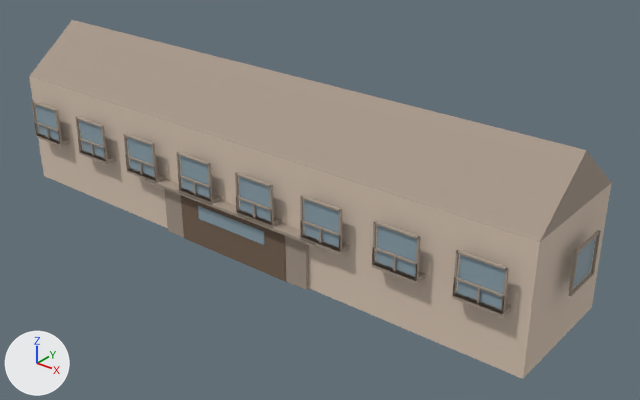
An edit to the glTF model public/buildings/residential_4x1_a.glb, drawn before and after from the same camera.
One viewpoint serves both versions: a 50 mm lens placed at (41.8, -26.7, 21.2), pointed at (17.4, 3.8, 2.3). The lights are fixed; the arrows at lower left show +X, +Y and +Z. The older version comes first. Vertices at exactly the same position are counted once.

In view in the first picture: 'residential_4x1_a_0'.
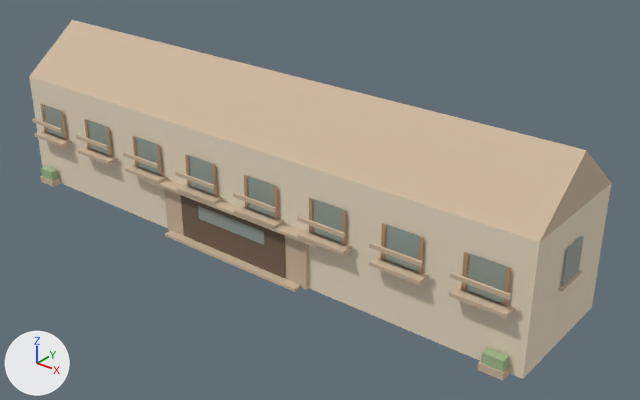
Location of each change, [x1, y1, x2, y2] in pixels of the pictures (640 x 400 px):
'residential_4x1_a_0', recoloured, reshaped: before [29, 20, 611, 379]; after [29, 20, 611, 381]
part 1 of me_residential_4x1_a_0, added: after [34, 130, 72, 147]
part 2 of me_residential_4x1_a_0, added: after [32, 119, 62, 133]
part 3 of me_residential_4x1_a_0, added: after [78, 147, 118, 165]
part 4 of me_residential_4x1_a_0, added: after [76, 134, 108, 150]
part 5 of me_residential_4x1_a_0, added: after [125, 164, 168, 184]
part 6 of me_residential_4x1_a_0, added: after [123, 152, 159, 168]
part 7 of me_residential_4x1_a_0, added: after [177, 184, 223, 205]
part 8 of me_residential_4x1_a_0, added: after [175, 171, 214, 189]
part 9 of me_residential_4x1_a_0, added (beige): after [234, 205, 284, 228]
part 10 of me_residential_4x1_a_0, added: after [233, 192, 276, 212]
part 11 of me_residential_4x1_a_0, added (beige): after [298, 229, 352, 255]
part 12 of me_residential_4x1_a_0, added: after [297, 216, 345, 238]
part 13 of me_residential_4x1_a_0, added (beige): after [369, 256, 429, 285]
part 14 of me_residential_4x1_a_0, added: after [369, 243, 423, 267]
part 15 of me_residential_4x1_a_0, deleted: before [32, 101, 601, 317]
part 16 of me_residential_4x1_a_0, reshaped: before [179, 188, 282, 228]; after [40, 104, 584, 381]

What changed in the scene script:
```text
Change mat_residential_4x1_a_wall:
    mat_residential_4x1_a_wall.base_color: (0.7, 0.57, 0.46) -> (0.83, 0.72, 0.55)  # beige #dac7b5 -> beige #ebddc4
Change mat_residential_4x1_a_glass:
    mat_residential_4x1_a_glass.base_color: (0.28, 0.38, 0.44) -> (0.31, 0.37, 0.32)  # greyish blue #90a6b1 -> grey #97a499
Change mat_residential_4x1_a_trim:
    mat_residential_4x1_a_trim.base_color: (0.385, 0.314, 0.253) -> (0.62, 0.48, 0.34)  # beige #a7988a -> beige #ceb89e
Change me_residential_4x1_a_0:
    remove me_residential_4x1_a_0.from_pydata(...)  # 1082 vertices, 1626 faces; spans x -0.6..31.1, y -0.6..7.1, z 0.0..8.5
    add me_residential_4x1_a_0.from_pydata(...)  # 554 vertices, 762 faces; spans x -0.2..30.7, y -0.6..6.7, z 0.0..8.5
    me_residential_4x1_a_0 part 1: a new loose piece, a box spanning x 0.66..3.16, y -0.62..0.02, z 2.82..3.0, in mat_residential_4x1_a_trim (beige #ceb89e)
    me_residential_4x1_a_0 part 2: a new loose piece, a box spanning x 0.66..3.16, y -0.62..-0.51, z 3.65..3.85, in mat_residential_4x1_a_trim (beige #ceb89e)
    me_residential_4x1_a_0 part 3: a new loose piece, a box spanning x 4.47..6.97, y -0.62..0.02, z 2.82..3.0, in mat_residential_4x1_a_trim (beige #ceb89e)
    me_residential_4x1_a_0 part 4: a new loose piece, a box spanning x 4.47..6.97, y -0.62..-0.51, z 3.65..3.85, in mat_residential_4x1_a_trim (beige #ceb89e)
    me_residential_4x1_a_0 part 5: a new loose piece, a box spanning x 8.28..10.78, y -0.62..0.02, z 2.82..3.0, in mat_residential_4x1_a_trim (beige #ceb89e)
    me_residential_4x1_a_0 part 6: a new loose piece, a box spanning x 8.28..10.78, y -0.62..-0.51, z 3.65..3.85, in mat_residential_4x1_a_trim (beige #ceb89e)
    me_residential_4x1_a_0 part 7: a new loose piece, a box spanning x 12.09..14.59, y -0.62..0.02, z 2.82..3.0, in mat_residential_4x1_a_trim (beige #ceb89e)
    me_residential_4x1_a_0 part 8: a new loose piece, a box spanning x 12.09..14.59, y -0.62..-0.51, z 3.65..3.85, in mat_residential_4x1_a_trim (beige #ceb89e)
    me_residential_4x1_a_0 part 9: a new loose piece, a box spanning x 15.91..18.41, y -0.62..0.02, z 2.82..3.0, in mat_residential_4x1_a_trim (beige #ceb89e)
    me_residential_4x1_a_0 part 10: a new loose piece, a box spanning x 15.91..18.41, y -0.62..-0.51, z 3.65..3.85, in mat_residential_4x1_a_trim (beige #ceb89e)
    me_residential_4x1_a_0 part 11: a new loose piece, a box spanning x 19.72..22.22, y -0.62..0.02, z 2.82..3.0, in mat_residential_4x1_a_trim (beige #ceb89e)
    me_residential_4x1_a_0 part 12: a new loose piece, a box spanning x 19.72..22.22, y -0.62..-0.51, z 3.65..3.85, in mat_residential_4x1_a_trim (beige #ceb89e)
    me_residential_4x1_a_0 part 13: a new loose piece, a box spanning x 23.53..26.03, y -0.62..0.02, z 2.82..3.0, in mat_residential_4x1_a_trim (beige #ceb89e)
    me_residential_4x1_a_0 part 14: a new loose piece, a box spanning x 23.53..26.03, y -0.62..-0.51, z 3.65..3.85, in mat_residential_4x1_a_trim (beige #ceb89e)
    me_residential_4x1_a_0 part 15: 128 loose pieces with 1024 vertices, spanning x -0.6..31.1, y -0.6..7.1, z 2.8..4.9, are deleted
    me_residential_4x1_a_0 part 16: 16 vertices removed from x 12.2..18.3, y -0.6..0.0, z 2.8..3.0; 272 vertices added at x -0.2..30.7, y -0.6..6.6, z 0.0..4.7
    other edits to the shape of me_residential_4x1_a_0 do not show in these pictures
    add me_residential_4x1_a_0.materials.append(mat_residential_4x1_a_sign)  # brown #b5936f
    add me_residential_4x1_a_0.materials.append(mat_residential_4x1_a_awning)  # greyish green #a0ba8b
```
